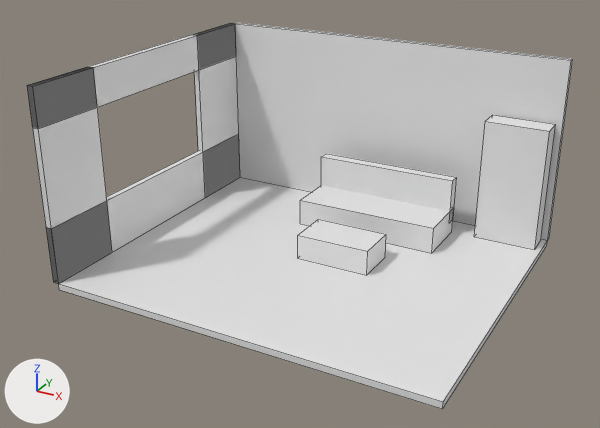
Renders of the Blender file examples/blockout_raum.blend from each side of a commit.
Camera for both pictures: a 50 mm camera at (5.4, -10.34, 5.91) aimed at (-0.19, -0.17, 0.83). Arrows for +X, +Y and +Z are at lower left; the lights stay in place. The first picture is the older version. Mesh edges are drawn as thin lines.

In view in the first picture: 'Boden', 'Regal', 'Sofa_Lehne', 'Sofa_Sitz', 'Tisch', 'Wand_hinten', 'Wand_links_hinten', 'Wand_links_oben', 'Wand_links_unten', 'Wand_links_vorn'.
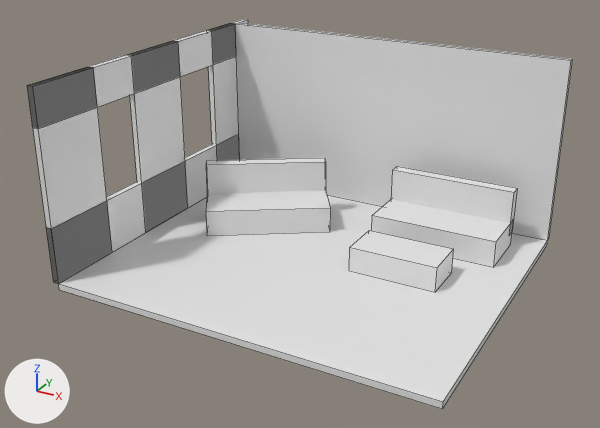
Scene script edits in JSON lines:
```json
{"op": "set", "path": "ob_wand_links_hinten.location", "old": "(-3.05, 1.9, 1.5)", "new": "(-3.05, 0.16, 1.5)"}
{"op": "set", "path": "ob_sofa_sitz.location", "old": "(0.3, 1.6, 0.22)", "new": "(1.48, 1.6, 0.22)"}
{"op": "set", "path": "ob_sofa_sitz.scale", "old": "(1.2, 0.475, 0.22)", "new": "(1.03, 0.475, 0.22)"}
{"op": "set", "path": "ob_sofa_lehne.location", "old": "(0.3, 2.0, 0.6)", "new": "(1.48, 2.0, 0.6)"}
{"op": "set", "path": "ob_sofa_lehne.scale", "old": "(1.2, 0.1, 0.375)", "new": "(1.03, 0.1, 0.375)"}
{"op": "set", "path": "ob_tisch.location", "old": "(0.3, 0.3, 0.2)", "new": "(1.3, 0.3, 0.2)"}
{"op": "set", "path": "ob_tisch.scale", "old": "(0.6, 0.35, 0.2)", "new": "(0.696, 0.35, 0.2)"}
{"op": "set", "path": "ob_regal.location", "old": "(2.4, 2.25, 1.0)", "new": "(-3.05, 2.33, 1.5)"}
{"op": "set", "path": "ob_regal.scale", "old": "(0.5, 0.2, 1.0)", "new": "(0.05, 0.6, 1.5)"}
{"op": "add", "block": "ob_sofa_lehne_001", "code": ["ob_sofa_lehne_001 = bpy.data.objects.new('Sofa_Lehne.001', me_cube_009.copy())  # the mesh of ob_regal", "ob_sofa_lehne_001.location = (-1.63, 1.25, 0.6)", "ob_sofa_lehne_001.rotation_euler = (0.0, 0.0, 0.575)  # degrees (0, 0, 33)", "ob_sofa_lehne_001.scale = (1.03, 0.1, 0.375)"]}
{"op": "add", "block": "ob_sofa_sitz_001", "code": ["ob_sofa_sitz_001 = bpy.data.objects.new('Sofa_Sitz.001', me_cube_009.copy())  # the mesh of ob_regal", "ob_sofa_sitz_001.location = (-1.41, 0.91, 0.22)", "ob_sofa_sitz_001.rotation_euler = (0.0, 0.0, 0.575)  # degrees (0, 0, 33)", "ob_sofa_sitz_001.scale = (1.03, 0.475, 0.22)"]}
```

Pixel boxes (x1, y1, x2, y2) of what changed, in the pictures (600 x 428 px):
```json
{"object": "Regal", "change": "moved, rescaled", "before": [474, 115, 556, 250], "after": [209, 19, 248, 160]}
{"object": "Wand_links_hinten", "change": "moved", "before": [193, 23, 240, 197], "after": [127, 41, 188, 231]}
{"object": "Sofa_Sitz", "change": "moved, rescaled", "before": [300, 185, 454, 253], "after": [372, 199, 514, 267], "on screen": "8% narrower"}
{"object": "Sofa_Lehne", "change": "moved, rescaled", "before": [321, 154, 457, 221], "after": [391, 166, 518, 234], "on screen": "7% narrower"}
{"object": "Tisch", "change": "moved, rescaled", "before": [298, 219, 386, 275], "after": [349, 230, 453, 292], "on screen": "18% wider, 11% taller"}
{"object": "Sofa_Sitz.001", "change": "added", "after": [206, 191, 331, 236]}
{"object": "Sofa_Lehne.001", "change": "added", "after": [206, 158, 326, 194]}
```
